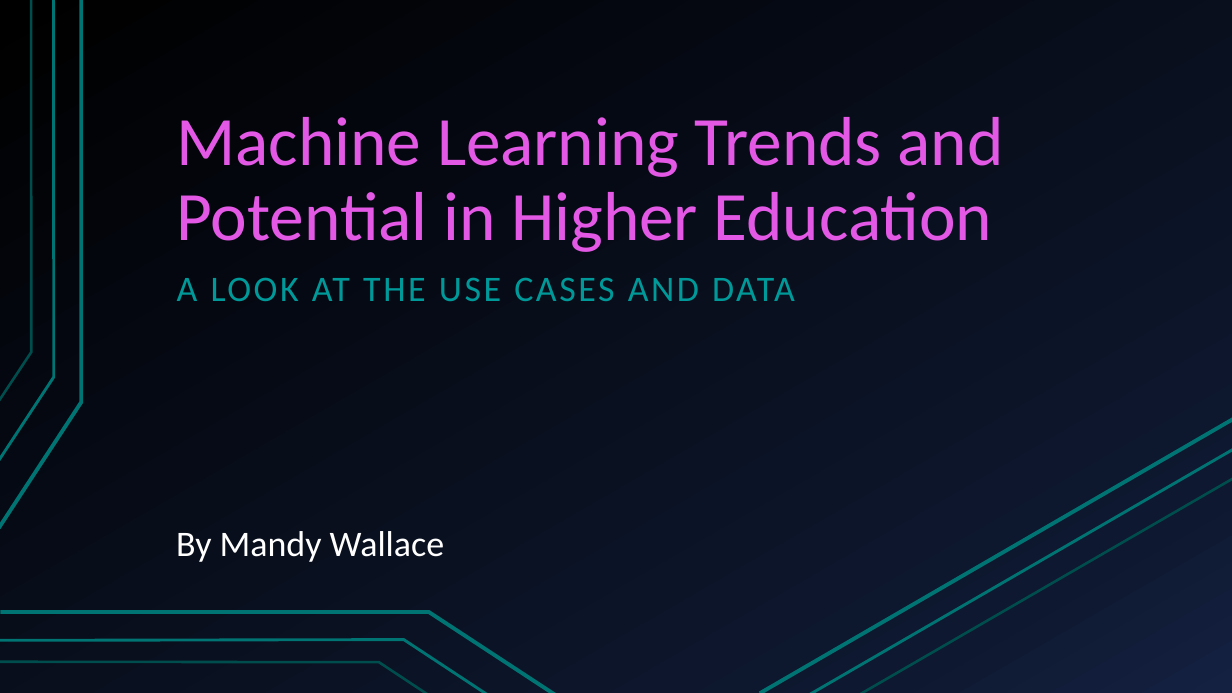
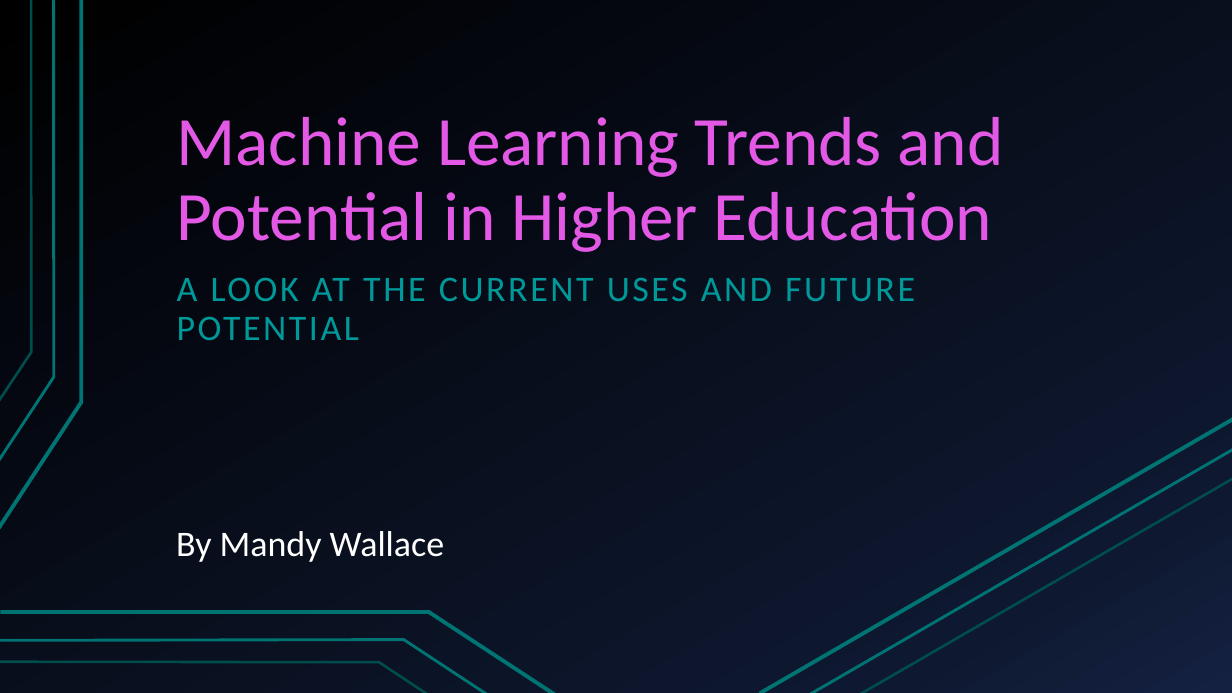
Before and after one commit to Mivenya/lt_presentation, a slide deck: slide 1 of lt_presentation/MWLightning.pptx. Drawn at 1232x693 pixels with LibreOffice and Linux fonts; fonts in the diff are those of the drawing. Boxes give left, top, right and bottom in pixels: in the first picture for what was removed or moved away, otherwise in the second. Text is boxed around its words. In the diff, an @@ line names an element or a change of style, - is before the commit and + after.

```diff
--- a/lt_presentation/MWLightning.pptx
+++ b/lt_presentation/MWLightning.pptx
@@ subtitle at [177, 277, 915, 340]: text changed @@
-A LOOK AT THE USE CASES AND DATA
+A LOOK AT THE CURRENT USES AND FUTURE POTENTIAL
```
Also in this commit, not shown: 3 other slides changed, 2 slides added, 2 slides removed, 6 other files.
